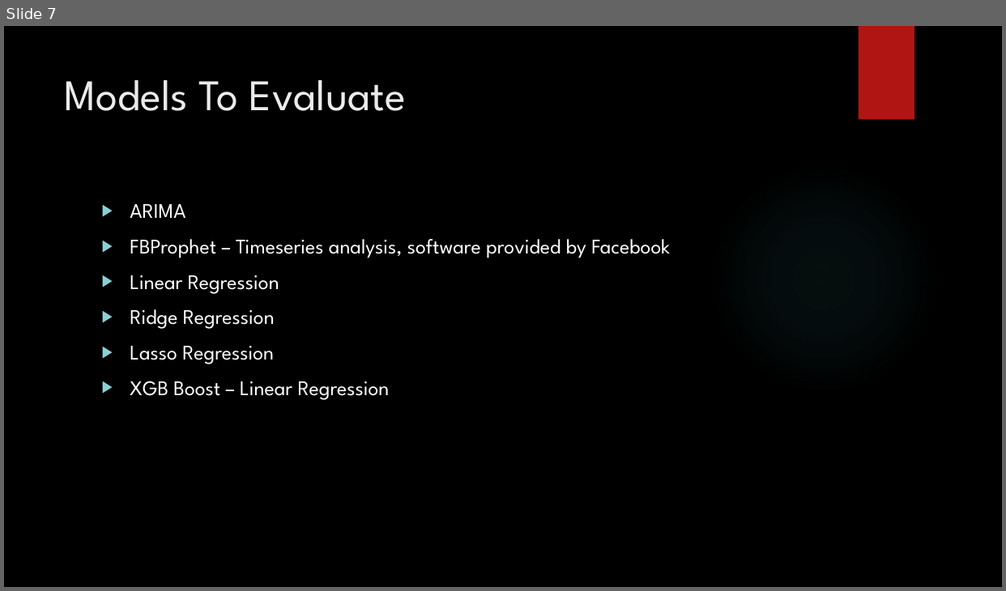
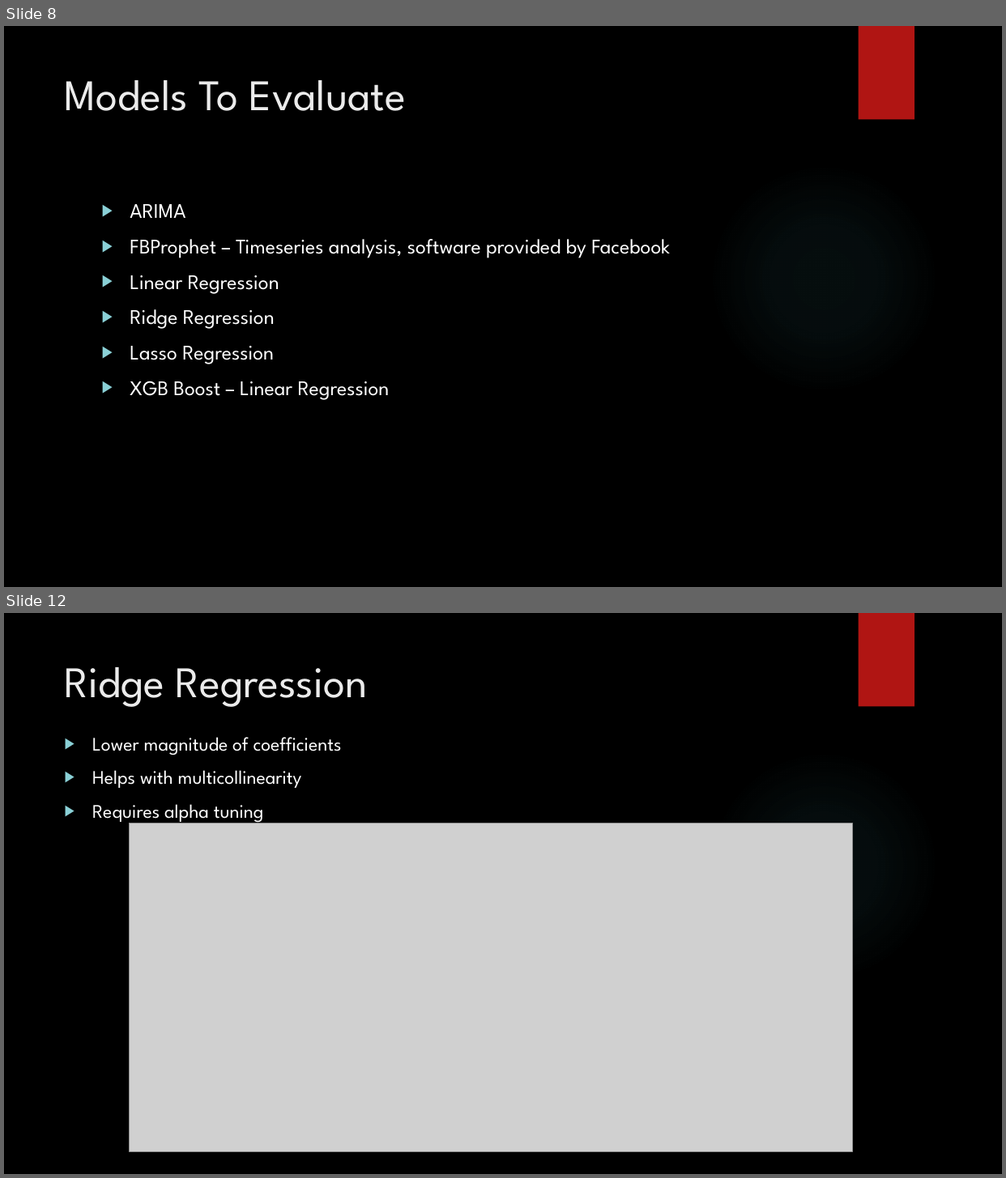
Before and after one commit to DSNeville/Practicum, a slide deck: Predicting Ethereum.pptx. Shown one above the other, each under a label of ours: slide 7 before the commit, slides 8 and 12 after it; the slides between them are not shown. The pictures are 1006x591 and 1006x1178 pixels, drawn with LibreOffice and Linux fonts; fonts in the diff are those of the drawing; grey boxes stand for pictures; background and template pictures are left out. Boxes give left, top, right and bottom in pixels: in the first picture for what was removed or moved away, otherwise in the second. Text is boxed around its words. In the diff, an @@ line names an element or a change of style, - is before the commit and + after.

```diff
--- a/Predicting Ethereum.pptx
+++ b/Predicting Ethereum.pptx
@@ slide 12 added at bbox=[4, 613, 1002, 1174], background picture (left out); not listed: 2 template elements that a slide beside it also shows @@
@@ title added at bbox=[65, 667, 368, 707], 42 pt, text #EBEBEB @@
+Ridge Regression
@@ text added at bbox=[92, 737, 342, 824], 18.5 pt, text #FFFFFF @@
+▶ Lower magnitude of coefficients
+▶ Helps with multicollinearity
+▶ Requires alpha tuning
@@ picture added at bbox=[129, 824, 853, 1152] @@
@@ what was slide 7 is now slide 8 @@
```
Also in this commit, not shown: 4 slides changed, 9 other slides added, 3 slides removed, 4 other files.
